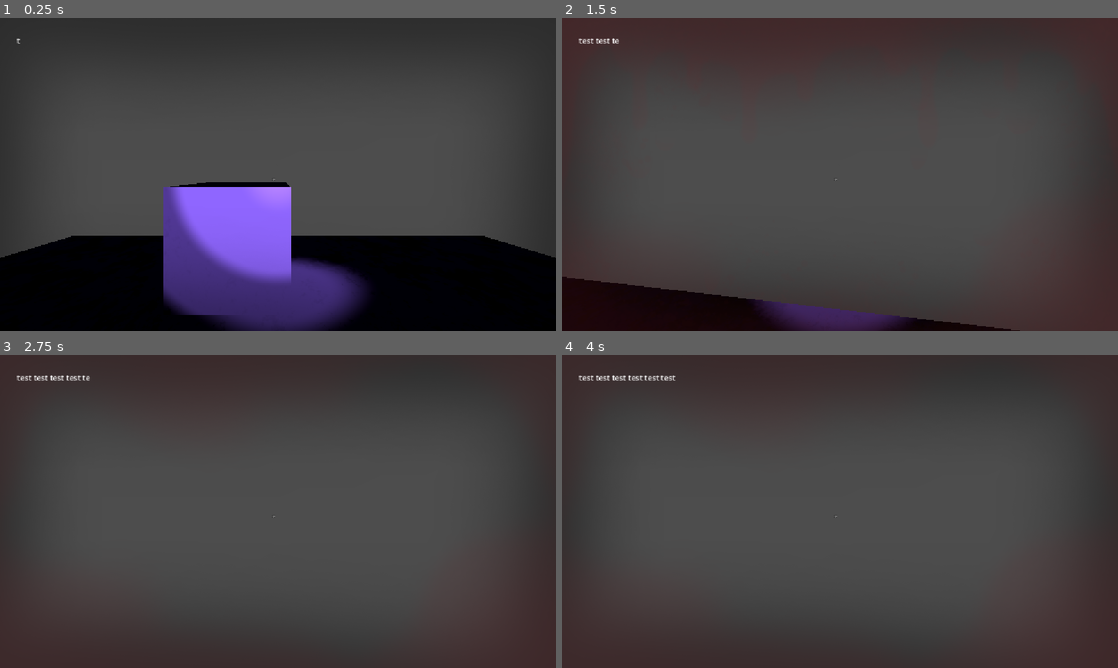
Above: before the commit, frames 1-4 (two rows, left to right).
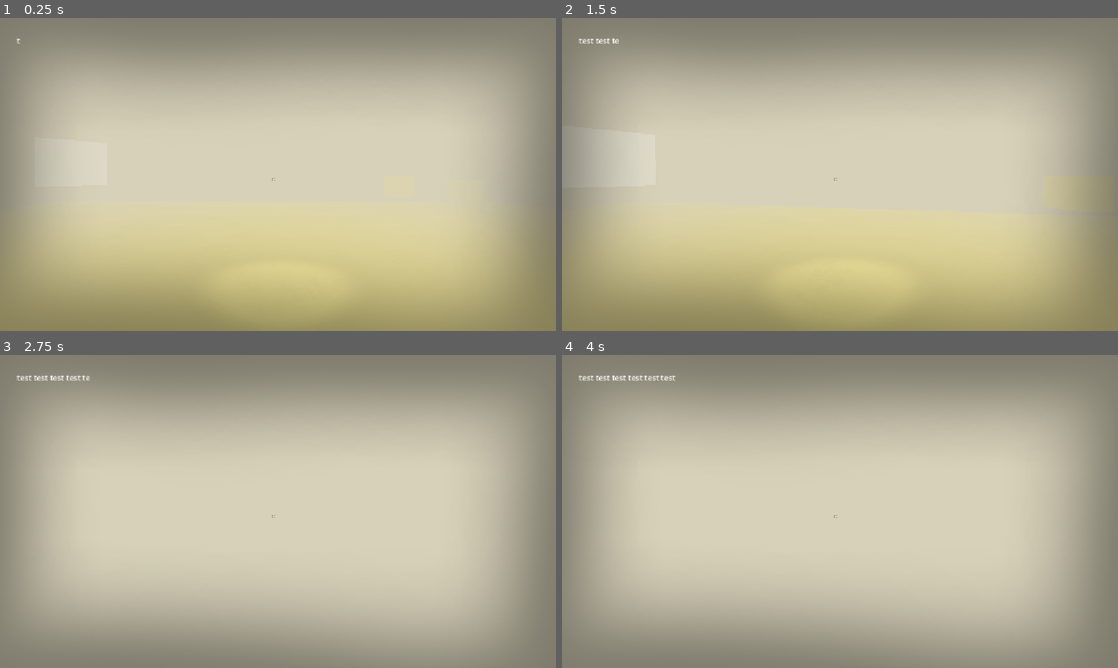
Above: after the commit, the same moments.

Repository: he21123/gj-esa
Game: Godot game, scene res://Szenen/node_3d.tscn
Same seed, same stepped clock (60 frames per second), same inputs: the game is played once before the commit and once after it.
Inputs (mouse positions are in pixels of both pictures, inside the frame that each line leads up to):
- Up to frame 1 (0.25 s): no input
- Up to frame 2 (1.5 s): tap Enter at 0.5 s; move the mouse to (867, 174) at 0.52 s; hold C (crouching) 0.53-1.28 s; hold W (move_forward) from 0.53 s (still down); move the mouse to (812, 174) at 1.27 s; tap E (pickup) at 1.35 s
- Up to frame 3 (2.75 s): keep holding W (move_forward); move the mouse to (289, 505) at 2.02 s; hold Shift (running) from 2.03 s (still down)
- Up to frame 4 (4 s): keep holding W (move_forward); move the mouse to (834, 517) at 2.77 s; release Shift (running) at 2.78 s; tap C (crouching) at 2.85 s; tap Space at 3.5 s; move the mouse to (878, 514) at 3.52 s; tap E (pickup) at 3.6 s

The runs differ from the first frame. In frame 1, 100% of the frame differs, in the area x 0-100%, y 0-100%; in frame 2, 100%; in frame 3, 100%; in frame 4, 100%.

Commit message:
Enemy (it does not work, i fix it later)

Diff:
--- a/Scripts/GameState.gd
+++ b/Scripts/GameState.gd
@@ -19,14 +19,3 @@
 		Invencibility=false
 	if ActualHP == 0:
 		dead.emit()
-
-
-
-# Called when the node enters the scene tree for the first time.
-func _ready() -> void:
-	pass # Replace with function body.
-
-
-# Called every frame. 'delta' is the elapsed time since the previous frame.
-func _process(delta: float) -> void:
-	pass
--- a/Scripts/lookAt.gd
+++ b/Scripts/lookAt.gd
@@ -2,12 +2,10 @@
 
 @export var player: CharacterBody3D
 
-# Called when the node enters the scene tree for the first time.
-func _ready() -> void:
-	pass # Replace with function body.
-
+var speed= 3.0
 
 # Called every frame. 'delta' is the elapsed time since the previous frame.
 func _process(_delta: float) -> void:
+
 	look_at(player.global_position, Vector3.UP, true)
 	rotation.x = 0
--- a/Scripts/player_Movement_2_Now_is_personal.gd
+++ b/Scripts/player_Movement_2_Now_is_personal.gd
@@ -77,5 +77,5 @@
 	move_and_slide()
 
 
-func _on_dame_area_body_entered(body: Node3D) -> void:
+func _on_dame_area_body_entered(_body: Node3D) -> void:
 	GameState.take_damage()
--- a/Szenen/character_preset.tscn
+++ b/Szenen/character_preset.tscn
@@ -10,8 +10,8 @@
 [sub_resource type="CylinderShape3D" id="CylinderShape3D_pekrf"]
 
 [node name="CharacterPreset" type="CharacterBody3D" unique_id=454946596]
-collision_layer = 4
-collision_mask = 7
+collision_layer = 2
+collision_mask = 3
 script = ExtResource("1_ojt3y")
 
 [node name="CharacterMesh" type="MeshInstance3D" parent="." unique_id=78831983]
--- /dev/null
+++ b/Szenen/enemie.gd
@@ -0,0 +1,23 @@
+extends CharacterBody3D
+
+@export var player: CharacterBody3D
+@onready var Nav_agent: NavigationAgent3D  = $Nav
+
+var speed= 3.0
+
+# Called every frame. 'delta' is the elapsed time since the previous frame.
+func _physics_process(_delta: float) -> void:
+	Nav_agent.target_position = player.global_position
+
+	var current_location:= global_transform.origin
+	var next_location:= Nav_agent.get_next_path_position()
+	var new_velocity= (next_location - current_location).normalized() * speed
+
+	velocity= new_velocity
+	move_and_slide()
+
+	look_at(player.global_position, Vector3.UP, true)
+	rotation.x = 0
+
+func _update_target_location(target_location):
+	Nav_agent.set_target_location(target_location)
--- /dev/null
+++ b/Szenen/enemie.tscn
@@ -0,0 +1,27 @@
+[gd_scene format=3 uid="uid://bkp60mftm23yc"]
+
+[ext_resource type="Script" uid="uid://dnhexqek2h76o" path="res://Szenen/enemie.gd" id="1_o08ct"]
+
+[sub_resource type="StandardMaterial3D" id="StandardMaterial3D_n4rca"]
+shading_mode = 0
+
+[sub_resource type="QuadMesh" id="QuadMesh_us4bd"]
+
+[sub_resource type="CylinderShape3D" id="CylinderShape3D_w6nrp"]
+
+[node name="Enemy" type="CharacterBody3D" unique_id=240428950 groups=["Enemies"]]
+collision_layer = 4
+collision_mask = 3
+script = ExtResource("1_o08ct")
+
+[node name="CharacterMesh" type="MeshInstance3D" parent="." unique_id=490246141]
+transform = Transform3D(2.2273188, 0, 0, 0, 2, 0, 0, 0, 1, 0, 0, 0)
+material_override = SubResource("StandardMaterial3D_n4rca")
+cast_shadow = 0
+mesh = SubResource("QuadMesh_us4bd")
+
+[node name="CharacterCollider" type="CollisionShape3D" parent="." unique_id=783577913]
+transform = Transform3D(1, 0, 0, 0, 2, 0, 0, 0, 1, 0, -0.0053710938, 0)
+shape = SubResource("CylinderShape3D_w6nrp")
+
+[node name="Nav" type="NavigationAgent3D" parent="." unique_id=2093797176]
--- a/Szenen/hide_area.gd
+++ b/Szenen/hide_area.gd
@@ -10,5 +10,5 @@
 
 
 # Called every frame. 'delta' is the elapsed time since the previous frame.
-func _process(delta: float) -> void:
+func _process(_delta: float) -> void:
 	pass
--- a/Szenen/node_3d.gd
+++ b/Szenen/node_3d.gd
@@ -1,17 +1,15 @@
 extends Node3D
-
+@export var player: CharacterBody3D
 
 # Called when the node enters the scene tree for the first time.
 func _ready() -> void:
 	GameState.dead.connect(on_dead)
 	pass # Replace with function body.
 
-
+func _physics_process(_delta: float) -> void:
+	get_tree().call_group("enemies","_update_target_location", player.global_transform.origin)
+	pass
 # Called every frame. 'delta' is the elapsed time since the previous frame.
-func _process(delta: float) -> void:
-
-	pass
-
 func on_dead():
 	GameState.ActualHP = GameState.MaxHP
 	get_tree().call_deferred("change_scene_to_file", "res://Szenen/node_3d.tscn")
--- a/Szenen/node_3d.tscn
+++ b/Szenen/node_3d.tscn
@@ -1,41 +1,51 @@
 [gd_scene format=3 uid="uid://cf81qrvlmvia8"]
 
-[ext_resource type="Material" uid="uid://ci2gvpo6ox57c" path="res://shader.tres" id="1_pp4yc"]
-[ext_resource type="Script" uid="uid://dphoivhopdqab" path="res://Szenen/node_3d.gd" id="1_prsgj"]
-[ext_resource type="PackedScene" uid="uid://cnfe4aepknig4" path="res://Szenen/Player.tscn" id="2_prsgj"]
-[ext_resource type="Script" uid="uid://b7ww20hb2fajr" path="res://Scripts/Objective.gd" id="3_by8nx"]
-[ext_resource type="PackedScene" uid="uid://bku5n2j21msvj" path="res://Szenen/lift_object.tscn" id="4_335ap"]
-[ext_resource type="PackedScene" uid="uid://c6t8lbmtsfmjx" path="res://Szenen/character_preset.tscn" id="5_8eut2"]
-[ext_resource type="PackedScene" uid="uid://b8g5wvsfv5hdd" path="res://UI.tscn" id="6_g5wax"]
-[ext_resource type="PackedScene" uid="uid://mwh8lapgd8do" path="res://Szenen/hide_area.tscn" id="7_prsgj"]
+[ext_resource type="Script" uid="uid://dphoivhopdqab" path="res://Szenen/node_3d.gd" id="1_n8wve"]
+[ext_resource type="Material" uid="uid://ci2gvpo6ox57c" path="res://shader.tres" id="2_w6nrp"]
+[ext_resource type="PackedScene" uid="uid://cnfe4aepknig4" path="res://Szenen/Player.tscn" id="3_ytq6r"]
+[ext_resource type="PackedScene" uid="uid://bku5n2j21msvj" path="res://Szenen/lift_object.tscn" id="4_d24jv"]
+[ext_resource type="PackedScene" uid="uid://c6t8lbmtsfmjx" path="res://Szenen/character_preset.tscn" id="5_jbnew"]
+[ext_resource type="PackedScene" uid="uid://b8g5wvsfv5hdd" path="res://UI.tscn" id="6_7sr5w"]
+[ext_resource type="PackedScene" uid="uid://mwh8lapgd8do" path="res://Szenen/hide_area.tscn" id="7_lum60"]
+[ext_resource type="Script" uid="uid://b7ww20hb2fajr" path="res://Scripts/Objective.gd" id="8_dpex8"]
+[ext_resource type="PackedScene" uid="uid://bkp60mftm23yc" path="res://Szenen/enemie.tscn" id="9_vgwgj"]
+
+[sub_resource type="Environment" id="Environment_ggrg3"]
+background_mode = 1
+background_color = Color(1, 0.9764706, 0.84313726, 1)
+ambient_light_color = Color(0.70796657, 0.7079665, 0.7079665, 1)
+fog_enabled = true
+fog_light_color = Color(1, 0.972549, 0.8627451, 1)
+fog_light_energy = 0.68
+fog_density = 0.15
 
 [sub_resource type="BoxMesh" id="BoxMesh_u35ib"]
-
-[sub_resource type="BoxMesh" id="BoxMesh_pekrf"]
 
 [sub_resource type="PhysicsMaterial" id="PhysicsMaterial_133d3"]
 rough = true
 
-[node name="Node3D" type="Node3D" unique_id=390946995]
-script = ExtResource("1_prsgj")
+[sub_resource type="NavigationMesh" id="NavigationMesh_ggrg3"]
+vertices = PackedVector3Array(-11.652546, 0, -11.218936, -11.652546, 0, 11.281064, 11.597454, 0, 11.281064, 11.597454, 0, -11.218936)
+polygons = [PackedInt32Array(3, 2, 0), PackedInt32Array(0, 2, 1)]
 
-[node name="CSGMesh3D" type="CSGMesh3D" parent="." unique_id=1368979775]
-transform = Transform3D(1, 0, 0, 0, 1, 0, 0, 0, 1, -0.3995459, 0.39999998, -2.1)
-material_override = ExtResource("1_pp4yc")
+[sub_resource type="BoxMesh" id="BoxMesh_pekrf"]
+
+[node name="Node3D" type="Node3D" unique_id=390946995 node_paths=PackedStringArray("player")]
+script = ExtResource("1_n8wve")
+player = NodePath("Player")
+
+[node name="WorldEnvironment" type="WorldEnvironment" parent="." unique_id=1586582838]
+environment = SubResource("Environment_ggrg3")
+
+[node name="Enemy" type="CSGMesh3D" parent="." unique_id=1368979775]
+transform = Transform3D(1, 0, 0, 0, 1, 0, 0, 0, 1, 6.219216, 0.39999998, -10.551489)
+material_override = ExtResource("2_w6nrp")
 use_collision = true
 collision_layer = 4
 collision_mask = 3
 mesh = SubResource("BoxMesh_u35ib")
 
-[node name="CSGMesh3D2" type="CSGMesh3D" parent="." unique_id=1116909109]
-transform = Transform3D(10, 0, 0, 0, 0.5, 0, 0, 0, 10, 0, -0.75, 0)
-material_override = ExtResource("1_pp4yc")
-use_collision = true
-collision_layer = 2
-collision_mask = 3
-mesh = SubResource("BoxMesh_pekrf")
-
-[node name="Player" parent="." unique_id=1649294839 instance=ExtResource("2_prsgj")]
+[node name="Player" parent="." unique_id=1649294839 instance=ExtResource("3_ytq6r")]
 transform = Transform3D(1, 0, 0, 0, 1, 0, 0, 0, 1, 0, 0.45019197, 0)
 collision_layer = 1
 collision_mask = 6
@@ -47,23 +57,23 @@
 light_volumetric_fog_energy = 0.0
 spot_range = 7.228477
 
-[node name="liftObject" parent="." unique_id=1355792475 instance=ExtResource("4_335ap")]
-transform = Transform3D(1, 0, 0, 0, 1, 0, 0, 0, 1, -2.6000001, 0.5, -0.8)
+[node name="liftObject" parent="." unique_id=1355792475 instance=ExtResource("4_d24jv")]
+transform = Transform3D(1, 0, 0, 0, 1, 0, 0, 0, 1, 9.73221, 0.5, -10.673862)
 collision_layer = 3
 collision_mask = 7
 physics_material_override = SubResource("PhysicsMaterial_133d3")
 
-[node name="CharacterPreset" parent="." unique_id=454946596 node_paths=PackedStringArray("player") instance=ExtResource("5_8eut2")]
+[node name="CharacterPreset" parent="." unique_id=454946596 node_paths=PackedStringArray("player") instance=ExtResource("5_jbnew")]
 transform = Transform3D(1, 0, 0, 0, 1, 0, 0, 0, 1, 2.157812, 1.1367846, 0)
 player = NodePath("../Player")
 
-[node name="CanvasLayer" parent="." unique_id=806493726 instance=ExtResource("6_g5wax")]
+[node name="CanvasLayer" parent="." unique_id=806493726 instance=ExtResource("6_7sr5w")]
 
-[node name="hideArea" parent="." unique_id=1250555072 instance=ExtResource("7_prsgj")]
-transform = Transform3D(5.3856, 0, 0, 0, 1.1325599, 0, 0, 0, 0.99, 0, 0, 2.9)
+[node name="hideArea" parent="." unique_id=1250555072 instance=ExtResource("7_lum60")]
+transform = Transform3D(5.3856, 0, 0, 0, 1.1325599, 0, 0, 0, 0.99, 8.681068, 0, 9.862444)
 
 [node name="CSGBox3D" type="CSGBox3D" parent="." unique_id=294705426]
-transform = Transform3D(5.3900003, 0, 0, 0, 1, 0, 0, 0, 1, 0, 0.70000005, 2.9240372)
+transform = Transform3D(5.3900003, 0, 0, 0, 1, 0, 0, 0, 1, 8.681068, 0.70000005, 9.886481)
 use_collision = true
 collision_layer = 2
 collision_mask = 7
@@ -76,5 +86,20 @@
 offset_top = 35.0
 offset_right = 89.999985
 offset_bottom = 58.000004
-script = ExtResource("3_by8nx")
+script = ExtResource("8_dpex8")
 steps = 50.0
+
+[node name="Enemie" parent="." unique_id=240428950 node_paths=PackedStringArray("player") instance=ExtResource("9_vgwgj")]
+transform = Transform3D(1, 0, 0, 0, 1, 0, 0, 0, 1, -9, 1, -9)
+player = NodePath("../Player")
+
+[node name="NavigationRegion3D" type="NavigationRegion3D" parent="." unique_id=2046118169]
+navigation_mesh = SubResource("NavigationMesh_ggrg3")
+
+[node name="CSGMesh3D2" type="CSGMesh3D" parent="NavigationRegion3D" unique_id=1116909109]
+transform = Transform3D(24.305092, 0, 0, 0, 0.5, 0, 0, 0, 23.437872, 0, -0.75, 0)
+material_override = ExtResource("2_w6nrp")
+use_collision = true
+collision_layer = 2
+collision_mask = 3
+mesh = SubResource("BoxMesh_pekrf")
--- a/project.godot
+++ b/project.godot
@@ -23,6 +23,10 @@
 
 window/stretch/mode="canvas_items"
 window/stretch/aspect="expand"
+
+[global_group]
+
+Enemies=""
 
 [input]
 
@@ -73,7 +77,7 @@
 
 3d_physics/layer_1="Player"
 3d_physics/layer_2="Enviroment"
-3d_physics/layer_3="Enemie"
+3d_physics/layer_3="Enemy"
 
 [physics]
 
--- a/shader.tres
+++ b/shader.tres
@@ -6,7 +6,7 @@
 [resource]
 render_priority = 0
 shader = ExtResource("1_a84kh")
-shader_parameter/albedo_color = Color(0.56023276, 0.39901546, 1, 1)
+shader_parameter/albedo_color = Color(0.9411765, 0.9019608, 0.54901963, 1)
 shader_parameter/albedo_affect = 0.0
 shader_parameter/use_stepped = true
 shader_parameter/steps = 2.0
--- a/vignette_damage_1.gd
+++ b/vignette_damage_1.gd
@@ -28,12 +28,14 @@
 	else:
 		visible= false
 
-	Flash1.modulate.a= lerp(Flash1.modulate.a, 0.0 , delta * 3.0)
-	Flash2.modulate.a= lerp(Flash2.modulate.a, 0.0 , delta * 3.0)
-	Flash3.modulate.a= lerp(Flash3.modulate.a, 0.0 , delta * 3.0)
+	if GameState.ActualHP<=0:
+		Flash1.modulate.a= lerp(Flash1.modulate.a, 0.0 , delta * 3.0)
+		Flash2.modulate.a= lerp(Flash2.modulate.a, 0.0 , delta * 3.0)
+		Flash3.modulate.a= lerp(Flash3.modulate.a, 0.0 , delta * 3.0)
 func on_lose_life():
-	Flash1.modulate.a= 1.0
-	Flash2.modulate.a= 1.0
-	Flash3.modulate.a= 1.0
+	if GameState.ActualHP<=0:
+		Flash1.modulate.a= 1.0
+		Flash2.modulate.a= 1.0
+		Flash3.modulate.a= 1.0
 
 	print("lose life")
Not shown, added: Szenen/enemie.gd.uid
